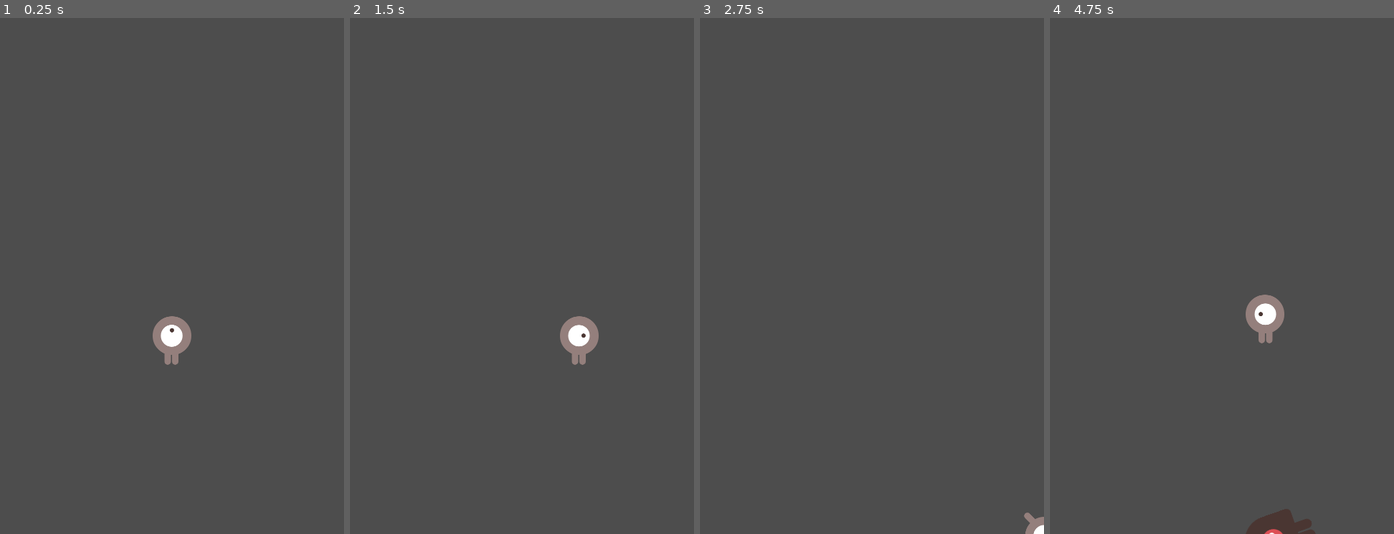
Above: before the commit, frames 1-4 (left to right).
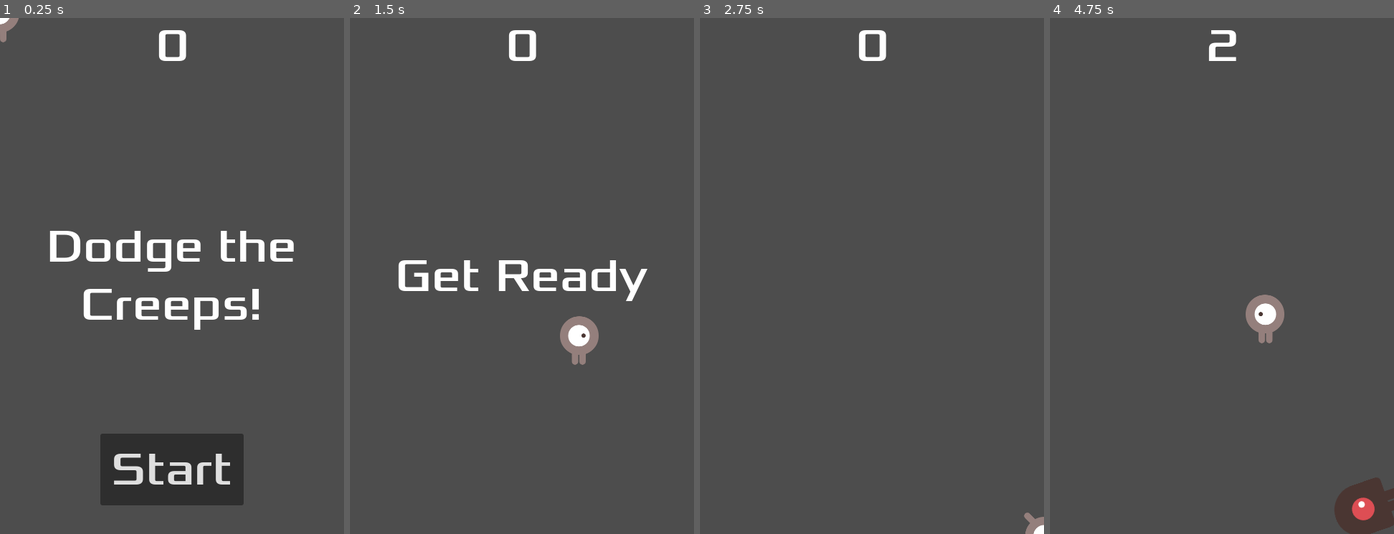
Above: after the commit, the same moments.

Repository: fernandoNic/entregas-ipv-Mu-ozFernando
Game: Godot game, scene res://main.tscn
The game is run twice, just before and just after one commit, with the same random seed, the same clock (stepped at 60 frames per second) and the same inputs.
Inputs (mouse positions are in pixels of both pictures, inside the frame that each line leads up to):
- Up to frame 1 (0.25 s): no input
- Up to frame 2 (1.5 s): click (522, 472) at 0.5 s, where only the run after the commit has a clickable "Start"; tap Enter at 1.25 s; hold D (move_right) from 1.28 s (still down)
- Up to frame 3 (2.75 s): release D (move_right) at 2.03 s; hold S (move_down) from 2.03 s (still down)
- Up to frame 4 (4.75 s): release S (move_down) at 2.78 s; hold D (move_right) 2.78-3.53 s; hold W (move_up) 3.53-4.28 s; hold A (move_left) from 4.28 s (still down)

The runs differ from the first frame. In frame 1, 9.9% of the frame differs, in the area x 0-86%, y 0-95%; in frame 2, 2.1%; in frame 3, 0.3%; in frame 4, 2.3%.

Commit message:
Heads up display

Diff:
--- /dev/null
+++ b/entrega-0-muñoz-fernando/hud.gd
@@ -0,0 +1,31 @@
+extends CanvasLayer
+
+# Notifies `Main` node that the button has been pressed
+signal start_game
+
+func show_message(text):
+	$Message.text = text
+	$Message.show()
+	$MessageTimer.start()
+
+func show_game_over():
+	show_message("Game Over")
+	# Wait until the MessageTimer has counted down.
+	await $MessageTimer.timeout
+
+	$Message.text = "Dodge the Creeps!"
+	$Message.show()
+	# Make a one-shot timer and wait for it to finish.
+	await get_tree().create_timer(1.0).timeout
+	$StartButton.show()
+
+func update_score(score):
+	$ScoreLabel.text = str(score)
+
+
+func _on_start_button_pressed():
+	$StartButton.hide()
+	start_game.emit()
+
+func _on_message_timer_timeout():
+	$Message.hide()
--- /dev/null
+++ b/entrega-0-muñoz-fernando/hud.tscn
@@ -0,0 +1,63 @@
+[gd_scene load_steps=3 format=3 uid="uid://qiueqkcejffp"]
+
+[ext_resource type="Script" path="res://hud.gd" id="1_jmwgy"]
+[ext_resource type="FontFile" uid="uid://creillceadkl8" path="res://fonts/Xolonium-Regular.ttf" id="1_o5stv"]
+
+[node name="HUD" type="CanvasLayer"]
+script = ExtResource("1_jmwgy")
+
+[node name="ScoreLabel" type="Label" parent="."]
+anchors_preset = 5
+anchor_left = 0.5
+anchor_right = 0.5
+offset_left = -22.5
+offset_right = 22.5
+offset_bottom = 78.0
+grow_horizontal = 2
+theme_override_fonts/font = ExtResource("1_o5stv")
+theme_override_font_sizes/font_size = 64
+text = "0"
+horizontal_alignment = 1
+vertical_alignment = 1
+
+[node name="Message" type="Label" parent="."]
+anchors_preset = 8
+anchor_left = 0.5
+anchor_top = 0.5
+anchor_right = 0.5
+anchor_bottom = 0.5
+offset_left = -240.0
+offset_top = -120.0
+offset_right = 240.0
+offset_bottom = 120.0
+grow_horizontal = 2
+grow_vertical = 2
+theme_override_fonts/font = ExtResource("1_o5stv")
+theme_override_font_sizes/font_size = 64
+text = "Dodge the Creeps!"
+horizontal_alignment = 1
+vertical_alignment = 1
+autowrap_mode = 2
+
+[node name="StartButton" type="Button" parent="."]
+anchors_preset = 7
+anchor_left = 0.5
+anchor_top = 1.0
+anchor_right = 0.5
+anchor_bottom = 1.0
+offset_left = -100.0
+offset_top = -140.0
+offset_right = 100.0
+offset_bottom = -40.0
+grow_horizontal = 2
+grow_vertical = 0
+theme_override_fonts/font = ExtResource("1_o5stv")
+theme_override_font_sizes/font_size = 64
+text = "Start"
+
+[node name="MessageTimer" type="Timer" parent="."]
+wait_time = 2.0
+one_shot = true
+
+[connection signal="pressed" from="StartButton" to="." method="_on_start_button_pressed"]
+[connection signal="timeout" from="MessageTimer" to="." method="_on_message_timer_timeout"]
--- a/entrega-0-muñoz-fernando/main.gd
+++ b/entrega-0-muñoz-fernando/main.gd
@@ -5,8 +5,8 @@
 
 # Called when the node enters the scene tree for the first time.
 func _ready():
-	#pass
-	new_game()
+	pass
+	#new_game()
 
 # Called every frame. 'delta' is the elapsed time since the previous frame.
 func _process(delta):
@@ -16,11 +16,15 @@
 func game_over():
 	$ScoreTimer.stop()
 	$MobTimer.stop()
+	$HUD.show_game_over()
 
 func new_game():
 	score = 0
+	$HUD.update_score(score)
+	$HUD.show_message("Get Ready")
 	$Player.start($StartPosition.position)
 	$StartTimer.start()
+	get_tree().call_group("mobs", "queue_free")
 
 func _on_start_timer_timeout():
 	$MobTimer.start()
@@ -28,6 +32,7 @@
 
 func _on_score_timer_timeout():
 	score += 1
+	$HUD.update_score(score)
 
 func _on_mob_timer_timeout():
 	# Create a new instance of the Mob scene.
--- a/entrega-0-muñoz-fernando/main.tscn
+++ b/entrega-0-muñoz-fernando/main.tscn
@@ -1,8 +1,9 @@
-[gd_scene load_steps=5 format=3 uid="uid://c5nwtfq7xmers"]
+[gd_scene load_steps=6 format=3 uid="uid://c5nwtfq7xmers"]
 
 [ext_resource type="PackedScene" uid="uid://daj62l2u5kch4" path="res://player.tscn" id="1_j761k"]
 [ext_resource type="Script" path="res://main.gd" id="1_tsbo1"]
 [ext_resource type="PackedScene" uid="uid://yngvvlwv3uqg" path="res://mob.tscn" id="2_iftuu"]
+[ext_resource type="PackedScene" uid="uid://qiueqkcejffp" path="res://hud.tscn" id="4_7ej42"]
 
 [sub_resource type="Curve2D" id="Curve2D_ap8b1"]
 _data = {
@@ -32,7 +33,10 @@
 
 [node name="MobSpawnLocation" type="PathFollow2D" parent="MobPath"]
 
+[node name="HUD" parent="." instance=ExtResource("4_7ej42")]
+
 [connection signal="hit" from="Player" to="." method="game_over"]
 [connection signal="timeout" from="MobTimer" to="." method="_on_mob_timer_timeout"]
 [connection signal="timeout" from="ScoreTimer" to="." method="_on_score_timer_timeout"]
 [connection signal="timeout" from="StartTimer" to="." method="_on_start_timer_timeout"]
+[connection signal="start_game" from="HUD" to="." method="new_game"]
--- a/entrega-0-muñoz-fernando/mob.tscn
+++ b/entrega-0-muñoz-fernando/mob.tscn
@@ -48,7 +48,7 @@
 radius = 34.0
 height = 82.0
 
-[node name="Mob" type="RigidBody2D"]
+[node name="Mob" type="RigidBody2D" groups=["mobs"]]
 gravity_scale = 0.0
 script = ExtResource("1_6un0d")
 metadata/_edit_group_ = true
--- a/entrega-0-muñoz-fernando/player.gd
+++ b/entrega-0-muñoz-fernando/player.gd
@@ -9,7 +9,7 @@
 func _ready():
 	screen_size = get_viewport_rect().size
 	#hide()
-	start(Vector2(1000,0))
+	start(Vector2(0,0))
 
 
 # Called every frame. 'delta' is the elapsed time since the previous frame.
